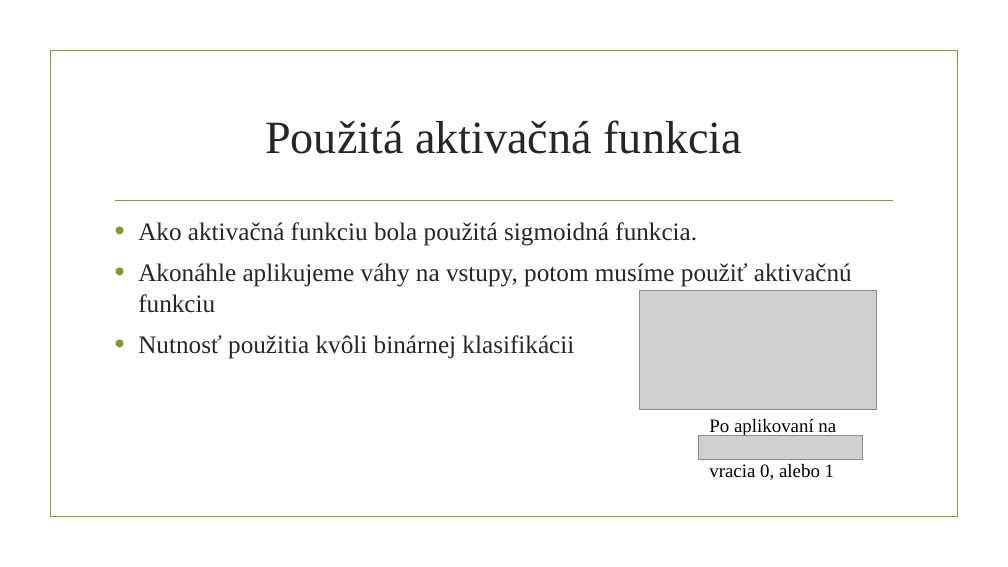
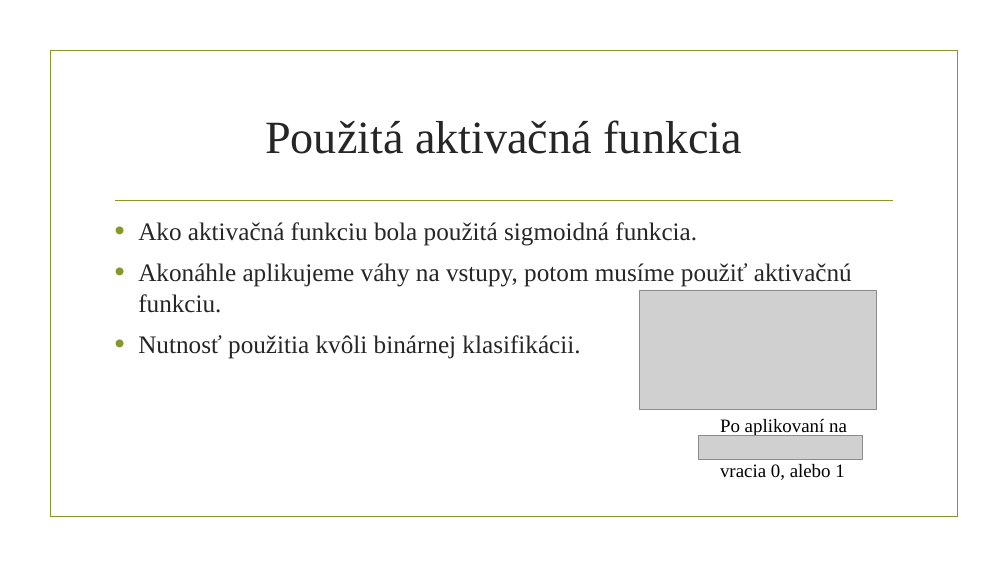
Before and after one commit to georgeob/Kysucky_NS2019, a slide deck: slide 6 of Kysucky_prezentacia.pptx (slide 7 before the commit). Drawn at 1008x567 pixels with LibreOffice and Linux fonts; fonts in the diff are those of the drawing; grey boxes stand for pictures; background and template pictures are left out. Boxes give left, top, right and bottom in pixels: in the first picture for what was removed or moved away, otherwise in the second. Text is boxed around its words. In the diff, an @@ line names an element or a change of style, - is before the commit and + after.

```diff
--- a/Kysucky_prezentacia.pptx
+++ b/Kysucky_prezentacia.pptx
@@ text at box(138, 263, 852, 359): text changed @@
-• Akonáhle aplikujeme váhy na vstupy, potom musíme použiť aktivačnú funkciu
-• Nutnosť použitia kvôli binárnej klasifikácii
+• Akonáhle aplikujeme váhy na vstupy, potom musíme použiť aktivačnú funkciu.
+• Nutnosť použitia kvôli binárnej klasifikácii.
@@ text "Po aplikovaní na": place and size @@
-text "Po aplikovaní na" at box(709, 419, 836, 480)
+text "Po aplikovaní na" at box(720, 419, 847, 480)
```
Also in this commit, not shown: 8 other slides changed, 1 slide added, 3 slides removed, 3 other files.
